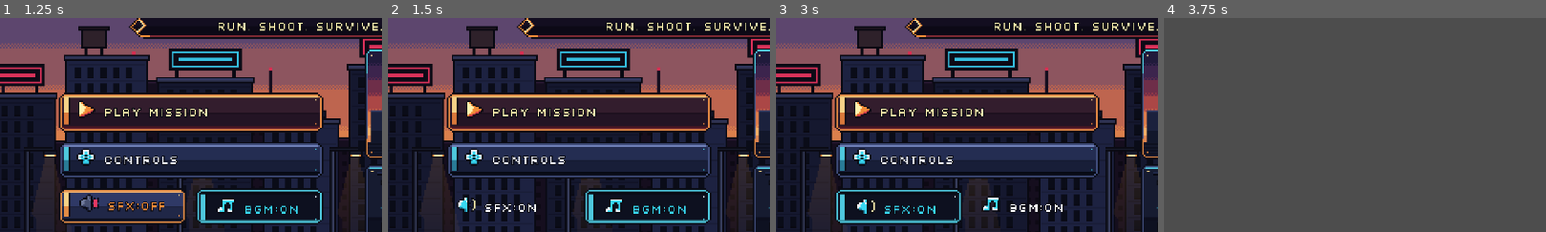
Above: before the commit, frames 1-4 (left to right).
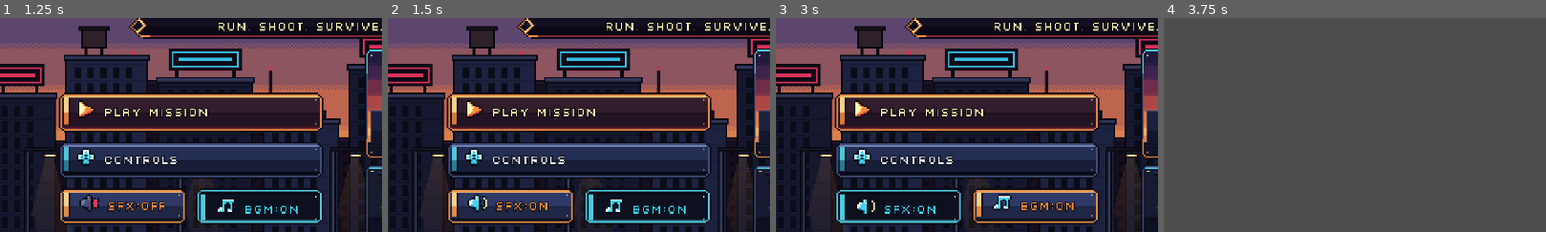
Above: after the commit, the same moments.

Repository: DenzTheKid/cube-lastrun-final-submission
Game: Godot game, scene res://scenes/main/main_menu.tscn
Two runs of this game, one before a commit and one after it. Both use one fixed random seed, a clock stepped at 60 frames per second and the inputs below.
Inputs:
- Up to frame 1 (1.25 s): click "SFX:ON" at 0.5 s
- Up to frame 2 (1.5 s): click "SFX:OFF" at 1.25 s
- Up to frame 3 (3 s): click "BGM:ON" at 2 s; click "BGM:OFF" at 2.75 s
- Up to frame 4 (3.75 s): click "PLAY MISSION" at 3.5 s
The pictures show only the part of the screen within x 4-54%, y 22-72%; the shares and areas given below are measured in that part.

Frame 1 is identical in both runs. In frame 2, 4.2% of the frame differs, in the area x 15-49%, y 79-97%; in frame 3, 4.1%; in frame 4, nothing differs.

Commit message:
fix(ui,audio): add hover_pressed styles on toggle buttons and clean SFX mute/sync

Diff:
--- a/assets/ui/game_theme.tres
+++ b/assets/ui/game_theme.tres
@@ -120,6 +120,7 @@
 Button/colors/font_disabled_color = Color(0.361, 0.392, 0.518, 1)
 Button/colors/font_focus_color = Color(0.949, 0.549, 0.22, 1)
 Button/colors/font_hover_color = Color(0.949, 0.549, 0.22, 1)
+Button/colors/font_hover_pressed_color = Color(0.949, 0.549, 0.22, 1)
 Button/colors/font_outline_color = Color(0.039, 0.043, 0.078, 1)
 Button/colors/font_pressed_color = Color(0.22, 0.847, 0.949, 1)
 Button/constants/h_separation = 5
@@ -129,13 +130,30 @@
 Button/styles/disabled = SubResource("StyleBoxTexture_BtnDisabled")
 Button/styles/focus = SubResource("StyleBoxTexture_BtnHover")
 Button/styles/hover = SubResource("StyleBoxTexture_BtnHover")
+Button/styles/hover_pressed = SubResource("StyleBoxTexture_BtnHover")
 Button/styles/normal = SubResource("StyleBoxTexture_BtnIdle")
 Button/styles/pressed = SubResource("StyleBoxTexture_BtnPressed")
+CheckButton/colors/font_color = Color(0.949, 0.957, 0.98, 1)
+CheckButton/colors/font_disabled_color = Color(0.361, 0.392, 0.518, 1)
+CheckButton/colors/font_focus_color = Color(0.949, 0.549, 0.22, 1)
+CheckButton/colors/font_hover_color = Color(0.949, 0.549, 0.22, 1)
+CheckButton/colors/font_hover_pressed_color = Color(0.949, 0.549, 0.22, 1)
+CheckButton/colors/font_outline_color = Color(0.039, 0.043, 0.078, 1)
+CheckButton/colors/font_pressed_color = Color(0.22, 0.847, 0.949, 1)
 CheckButton/constants/h_separation = 5
+CheckButton/constants/outline_size = 2
+CheckButton/font_sizes/font_size = 8
+CheckButton/fonts/font = ExtResource("1_body")
 CheckButton/icons/checked = ExtResource("11_empty")
 CheckButton/icons/checked_disabled = ExtResource("11_empty")
 CheckButton/icons/unchecked = ExtResource("11_empty")
 CheckButton/icons/unchecked_disabled = ExtResource("11_empty")
+CheckButton/styles/disabled = SubResource("StyleBoxTexture_BtnDisabled")
+CheckButton/styles/focus = SubResource("StyleBoxTexture_BtnHover")
+CheckButton/styles/hover = SubResource("StyleBoxTexture_BtnHover")
+CheckButton/styles/hover_pressed = SubResource("StyleBoxTexture_BtnHover")
+CheckButton/styles/normal = SubResource("StyleBoxTexture_BtnIdle")
+CheckButton/styles/pressed = SubResource("StyleBoxTexture_BtnPressed")
 HeaderLabel/base_type = &"Label"
 HeaderLabel/colors/font_color = Color(0.22, 0.847, 0.949, 1)
 HeaderLabel/colors/font_outline_color = Color(0.039, 0.043, 0.078, 1)
@@ -152,6 +170,7 @@
 PrimaryButton/colors/font_color = Color(1, 0.953, 0.69, 1)
 PrimaryButton/colors/font_focus_color = Color(0.949, 0.957, 0.98, 1)
 PrimaryButton/colors/font_hover_color = Color(0.949, 0.957, 0.98, 1)
+PrimaryButton/colors/font_hover_pressed_color = Color(0.949, 0.957, 0.98, 1)
 PrimaryButton/colors/font_outline_color = Color(0.039, 0.043, 0.078, 1)
 PrimaryButton/colors/font_pressed_color = Color(0.949, 0.549, 0.22, 1)
 PrimaryButton/constants/h_separation = 5
@@ -161,6 +180,7 @@
 PrimaryButton/styles/disabled = SubResource("StyleBoxTexture_BtnDisabled")
 PrimaryButton/styles/focus = SubResource("StyleBoxTexture_PriHover")
 PrimaryButton/styles/hover = SubResource("StyleBoxTexture_PriHover")
+PrimaryButton/styles/hover_pressed = SubResource("StyleBoxTexture_PriHover")
 PrimaryButton/styles/normal = SubResource("StyleBoxTexture_PriIdle")
 PrimaryButton/styles/pressed = SubResource("StyleBoxTexture_PriPressed")
 ProgressBar/styles/background = SubResource("StyleBoxFlat_BarBg")
--- a/scripts/systems/audio_manager.gd
+++ b/scripts/systems/audio_manager.gd
@@ -105,10 +105,10 @@
 	_music_player.stop()
 
 func set_sfx_volume(val_normalized: float) -> void:
-	sfx_volume_db = linear_to_db(clampf(val_normalized, 0.001, 1.0))
+	sfx_volume_db = -80.0 if val_normalized <= 0.001 else linear_to_db(clampf(val_normalized, 0.001, 1.0))
 	for p in _sfx_players:
 		p.volume_db = sfx_volume_db
 
 func set_music_volume(val_normalized: float) -> void:
-	music_volume_db = linear_to_db(clampf(val_normalized, 0.001, 1.0))
+	music_volume_db = -80.0 if val_normalized <= 0.001 else linear_to_db(clampf(val_normalized, 0.001, 1.0))
 	_music_player.volume_db = music_volume_db
--- a/scripts/ui/pause_menu.gd
+++ b/scripts/ui/pause_menu.gd
@@ -25,15 +25,7 @@
 		UI_ANIMATOR.style_toggle_button(sfx_check, "SFX")
 	if music_check:
 		UI_ANIMATOR.style_toggle_button(music_check, "BGM")
-	if AudioManager:
-		if sfx_check:
-			var sfx_on: bool = AudioManager.sfx_volume_db > -40.0
-			sfx_check.set_pressed_no_signal(sfx_on)
-			UI_ANIMATOR._update_toggle_visual(sfx_check, sfx_on, false)
-		if music_check:
-			var bgm_on: bool = AudioManager.music_volume_db > -40.0
-			music_check.set_pressed_no_signal(bgm_on)
-			UI_ANIMATOR._update_toggle_visual(music_check, bgm_on, false)
+	_sync_audio_toggles()
 
 	resume_btn.pressed.connect(_on_resume_pressed)
 	restart_btn.pressed.connect(_on_restart_pressed)
@@ -77,9 +69,21 @@
 	if dimmer:
 		dimmer.visible = paused
 	if paused:
+		_sync_audio_toggles()
 		resume_btn.grab_focus()
 		if AudioManager:
 			AudioManager.play_sfx("ui_click")
+
+func _sync_audio_toggles() -> void:
+	if AudioManager:
+		if sfx_check:
+			var sfx_on: bool = AudioManager.sfx_volume_db > -40.0
+			sfx_check.set_pressed_no_signal(sfx_on)
+			UI_ANIMATOR._update_toggle_visual(sfx_check, sfx_on, sfx_check.has_focus())
+		if music_check:
+			var bgm_on: bool = AudioManager.music_volume_db > -40.0
+			music_check.set_pressed_no_signal(bgm_on)
+			UI_ANIMATOR._update_toggle_visual(music_check, bgm_on, music_check.has_focus())
 
 func _on_resume_pressed() -> void:
 	if AudioManager:
@@ -96,6 +100,8 @@
 func _on_sfx_toggled(toggled_on: bool) -> void:
 	if AudioManager:
 		AudioManager.set_sfx_volume(1.0 if toggled_on else 0.0)
+		if toggled_on:
+			AudioManager.play_sfx("ui_click")
 
 func _on_music_toggled(toggled_on: bool) -> void:
 	if AudioManager:
--- a/scripts/ui/ui_animator.gd
+++ b/scripts/ui/ui_animator.gd
@@ -69,5 +69,6 @@
 	var col: Color = PALETTE.ACCENT_CYAN if is_on else PALETTE.TEXT_DIM
 	btn.add_theme_color_override("font_color", col)
 	btn.add_theme_color_override("font_hover_color", PALETTE.ACCENT_AMBER if is_focused else col)
+	btn.add_theme_color_override("font_hover_pressed_color", PALETTE.ACCENT_AMBER if is_focused else col)
 	btn.add_theme_color_override("font_pressed_color", col)
 	btn.add_theme_color_override("font_focus_color", PALETTE.ACCENT_AMBER)
Binary file added: documentation/screenshots/v7_hover_bgm_button.png
Not shown, added: documentation/screenshots/v7_hover_bgm_button.png.import
Binary file added: documentation/screenshots/v7_hover_sfx_button.png
Not shown, added: documentation/screenshots/v7_hover_sfx_button.png.import
